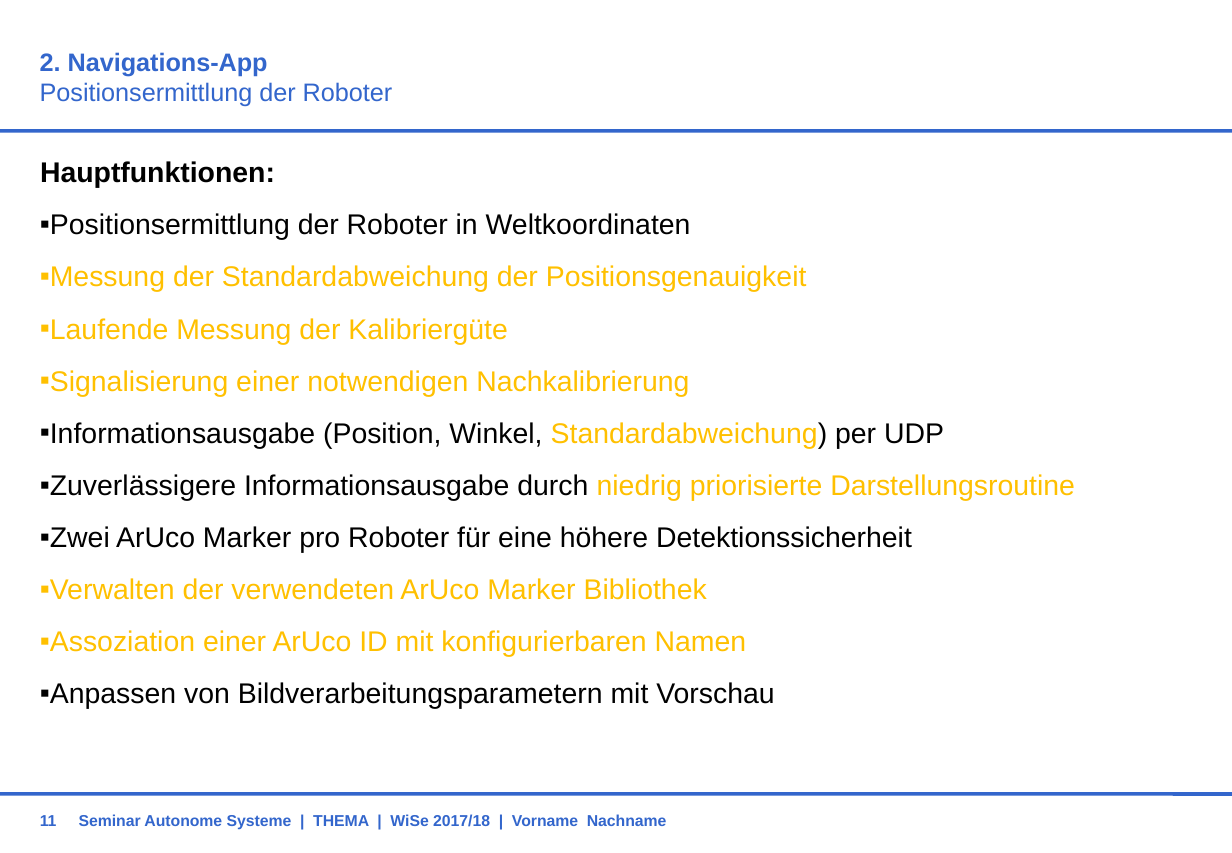
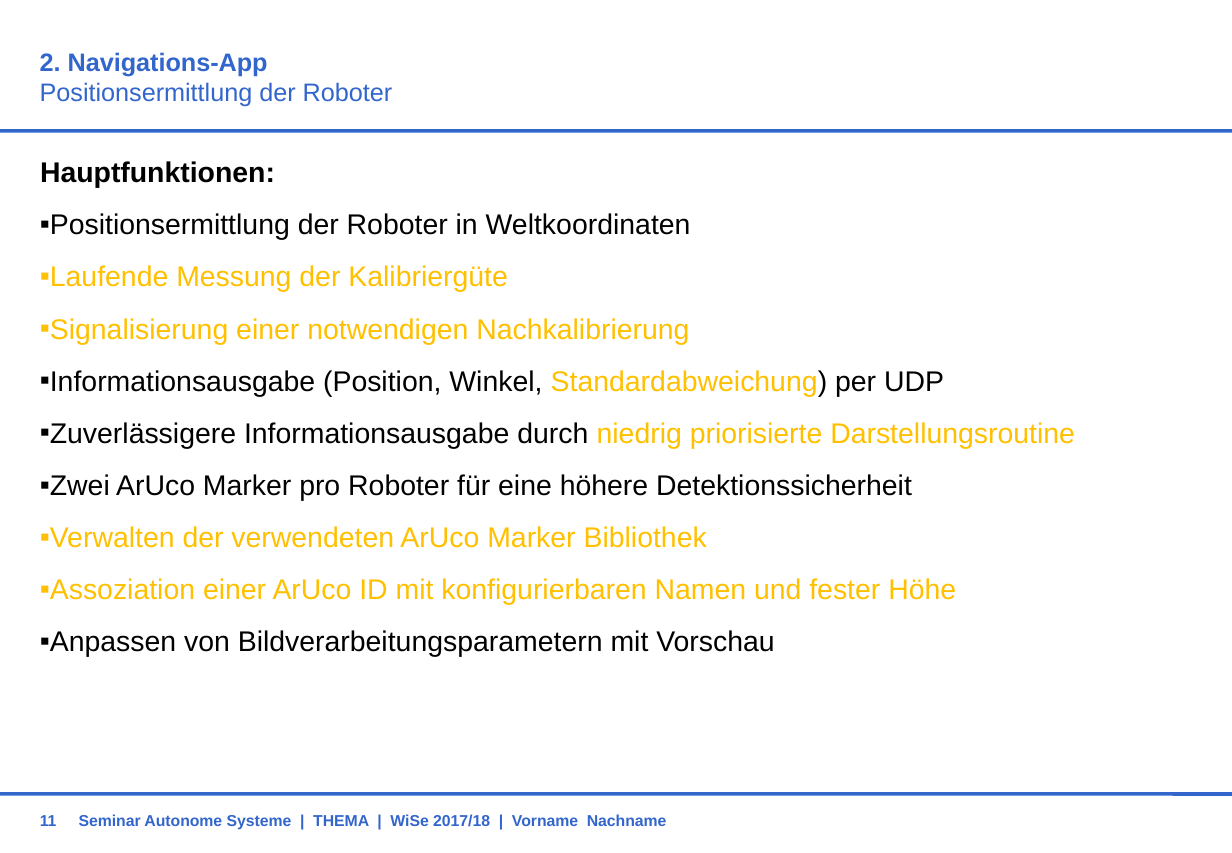
Before and after one commit to BBRUSS/VPJW17G5, a slide deck: slide 11 of 11_Orga/KonzeptG5.ppt. Drawn at 1232x853 pixels with LibreOffice and Linux fonts; fonts in the diff are those of the drawing; background and template pictures are left out. Boxes give left, top, right and bottom in pixels: in the first picture for what was removed or moved away, otherwise in the second. Text is boxed around its words. In the diff, an @@ line names an element or a change of style, - is before the commit and + after.

Commit message:
Anpassung zweier Folien der Navigationsapp

```diff
--- a/11_Orga/KonzeptG5.ppt
+++ b/11_Orga/KonzeptG5.ppt
@@ text at (x1=40, y1=265, x2=807, y2=292): paragraph removed @@
-  ▪ Messung der Standardabweichung der Positionsgenauigkeit
@@ text at (x1=40, y1=578, x2=956, y2=604): text changed @@
-  ▪ Assoziation einer ArUco ID mit konfigurierbaren Namen
+  ▪ Assoziation einer ArUco ID mit konfigurierbaren Namen und fester Höhe
```
Also in this commit, not shown: 5 other slides changed.
